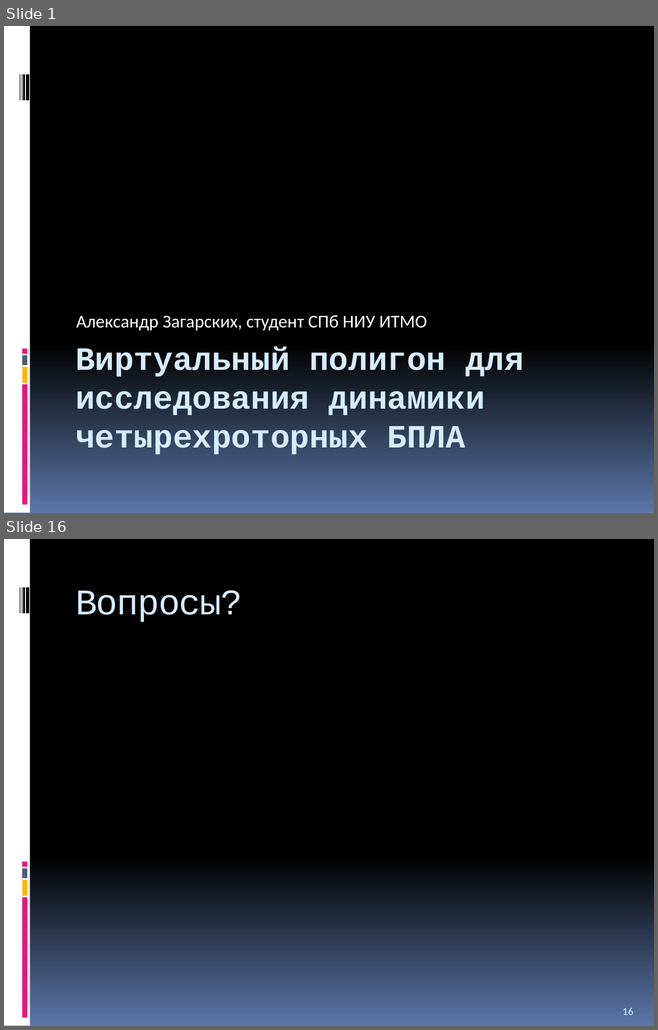
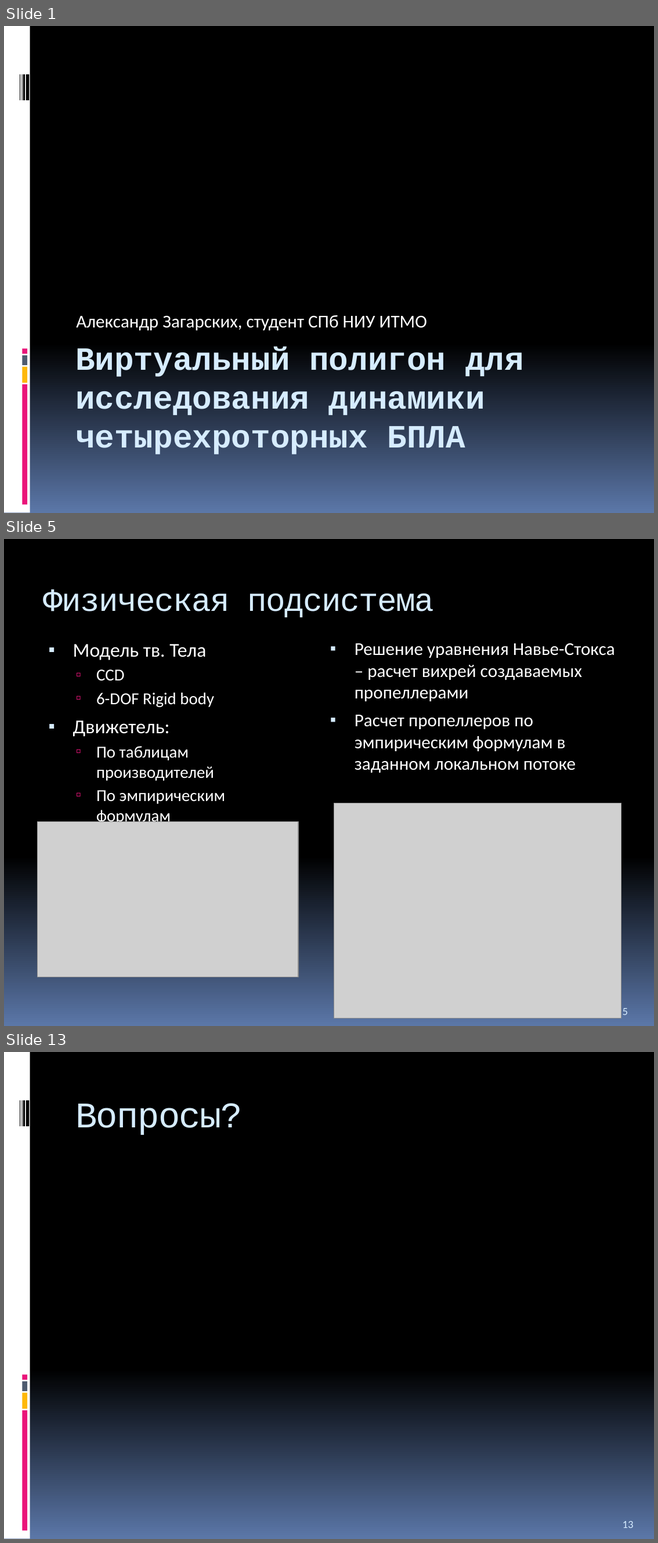
Before and after one commit to yaceq/quadro-xds, a slide deck: Docs/Medias2012.pptx. Shown one above the other, each under a label of ours: slides 1 and 16 before the commit, slides 1, 5 and 13 after it; the slides between them are not shown. The pictures are 658x1030 and 658x1543 pixels, drawn with LibreOffice and Linux fonts; fonts in the diff are those of the drawing; grey boxes stand for pictures. Boxes give left, top, right and bottom in pixels: in the first picture for what was removed or moved away, otherwise in the second. Text is boxed around its words. In the diff, an @@ line names an element or a change of style, - is before the commit and + after.

```diff
--- a/Docs/Medias2012.pptx
+++ b/Docs/Medias2012.pptx
@@ slide 5 added at (4, 539, 654, 1026), background gradient #000000 to #5B77A8 @@
@@ title added at (43, 589, 434, 617), 36 pt, text #D6ECFF @@
+Физическая подсистема
@@ text added at (73, 644, 225, 804), 18.6 pt, text #FFFFFF @@
+▪ Модель тв. Тела
+  ▫ CCD
+  ▫ 6-DOF Rigid body
+▪ Движетель:
+  ▫ По таблицам производителей
+  ▫ По эмпирическим формулам
@@ text added at (354, 643, 615, 773), 20 pt, text #FFFFFF @@
+▪ Решение уравнения Навье-Стокса – расчет вихрей создаваемых пропеллерами
+▪ Расчет пропеллеров по эмпирическим формулам в заданном локальном потоке
@@ picture added at (334, 803, 621, 1017) @@
@@ picture added at (37, 821, 298, 977) @@
@@ page number added at (622, 1008, 628, 1015), 12 pt, text #D6ECFF @@
+5
@@ what was slide 16 is now slide 13 @@
@@ page number at (622, 1521, 633, 1528): text changed @@
-16
+13
```
Also in this commit, not shown: 7 slides changed, 3 other slides added, 7 slides removed, 6 other files.
